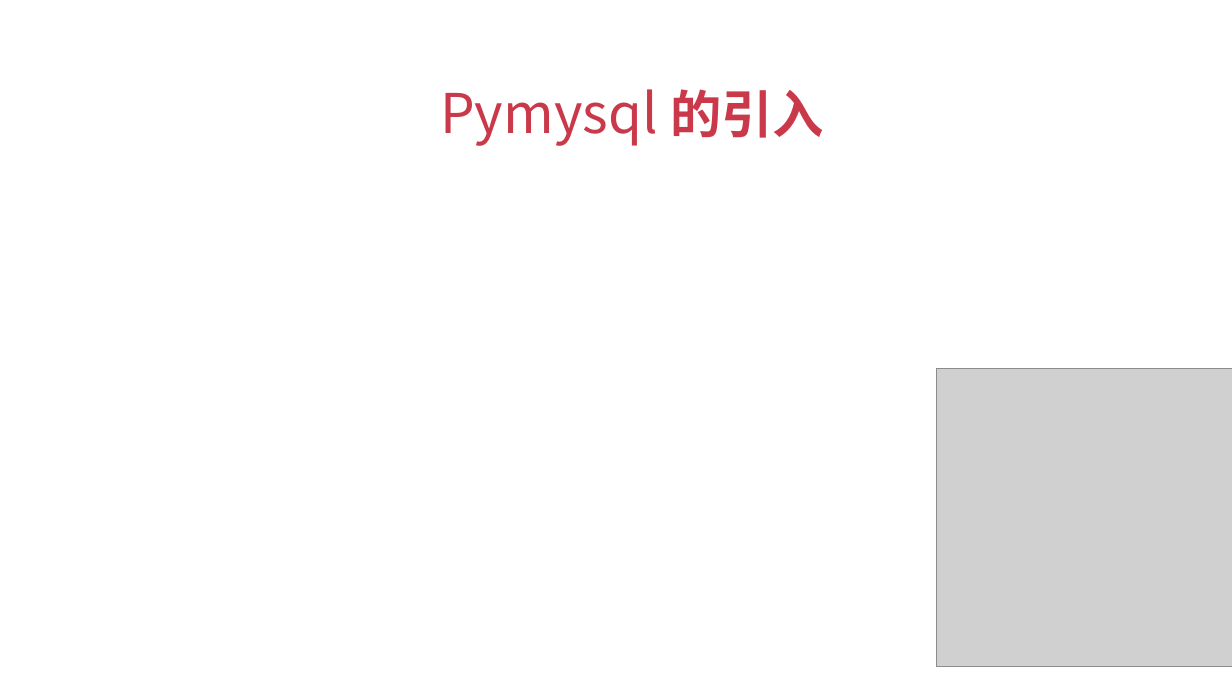
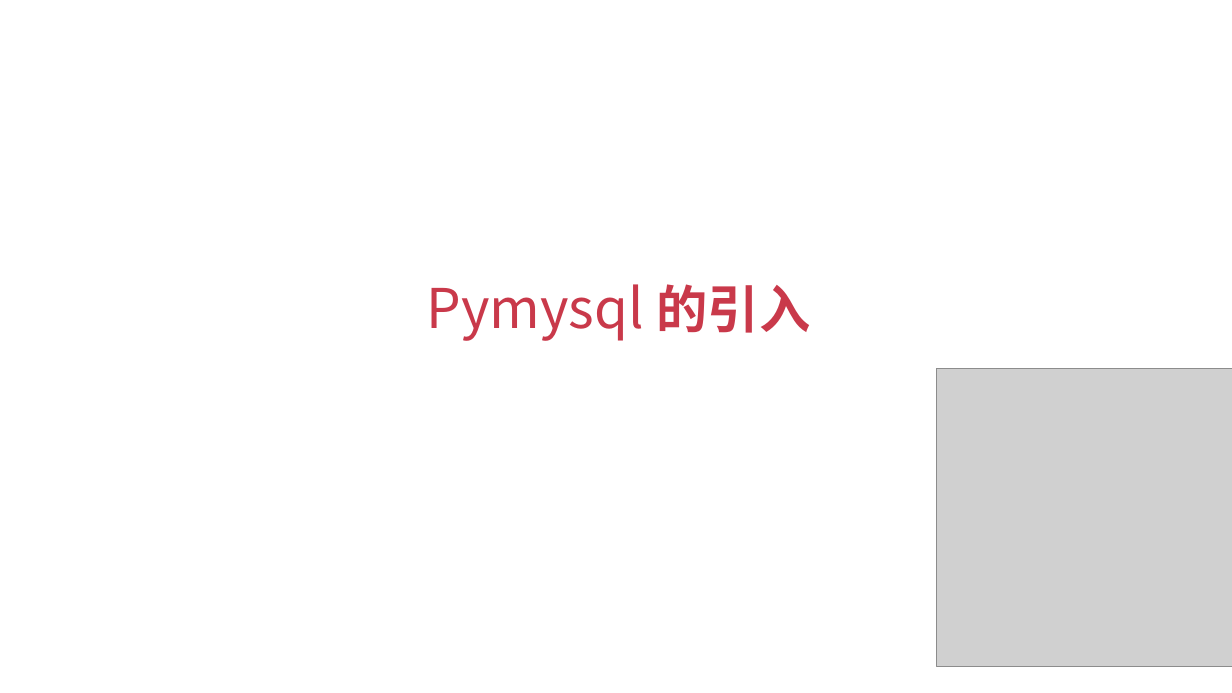
Before and after one commit to fengzhou/Nahsor, a slide deck: slide 57 of docs/测试开发实战课程演练V1.6.pptx (slide 58 before the commit). Drawn at 1232x693 pixels with LibreOffice and Linux fonts; fonts in the diff are those of the drawing; grey boxes stand for pictures. Boxes give left, top, right and bottom in pixels: in the first picture for what was removed or moved away, otherwise in the second. Text is boxed around its words. In the diff, an @@ line names an element or a change of style, - is before the commit and + after.

```diff
--- a/docs/测试开发实战课程演练V1.6.pptx
+++ b/docs/测试开发实战课程演练V1.6.pptx
@@ text "Pymysql 的引入" moved from (x1=440, y1=89, x2=824, y2=146) to (x1=427, y1=284, x2=811, y2=341) @@
```
Also in this commit, not shown: 7 other slides changed, 1 slide removed.
